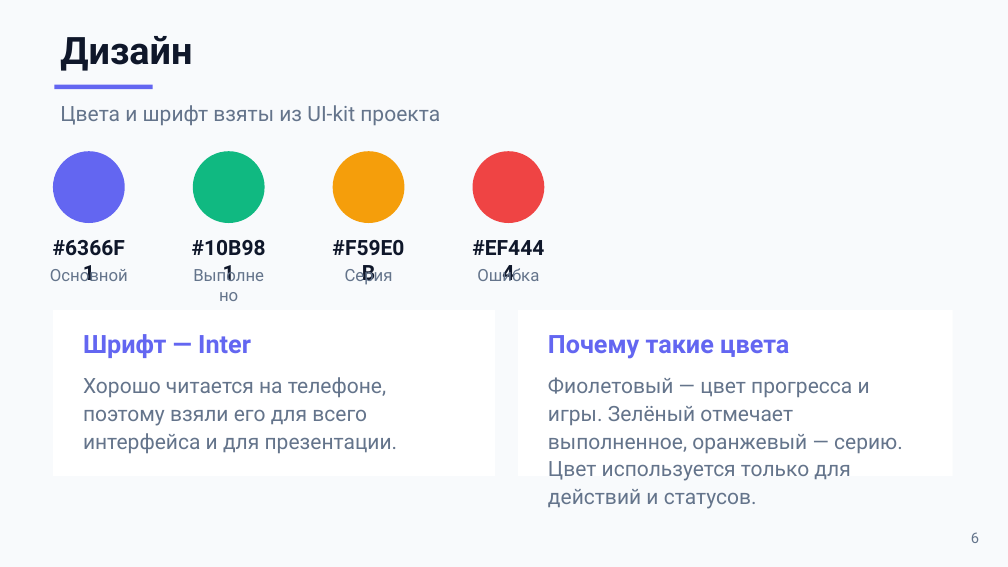
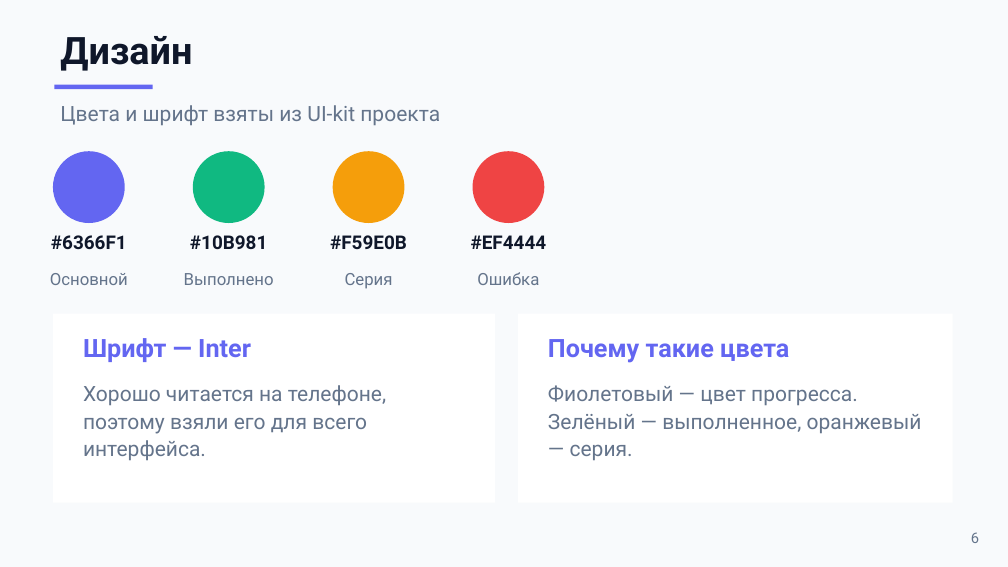
Before and after one commit to sacura1337/habitquest, a slide deck: slide 6 of docs/Презентация_HabitQuest.pptx. Drawn at 1008x567 pixels with LibreOffice and Linux fonts; fonts in the diff are those of the drawing. Boxes give left, top, right and bottom in pixels: in the first picture for what was removed or moved away, otherwise in the second. Text is boxed around its words. In the diff, an @@ line names an element or a change of style, - is before the commit and + after.

```diff
--- a/docs/Презентация_HabitQuest.pptx
+++ b/docs/Презентация_HabitQuest.pptx
@@ text "#6366F1": place and size @@
-text "#6366F1" at [42, 231, 136, 261]
+text "#6366F1" at [51, 235, 127, 249]
@@ text "#10B981": place and size @@
-text "#10B981" at [181, 231, 276, 261]
+text "#10B981" at [190, 235, 267, 249]
@@ text "#F59E0B": place and size @@
-text "#F59E0B" at [321, 231, 416, 261]
+text "#F59E0B" at [330, 235, 407, 249]
@@ size 20 to 18 pt in 4 elements at [51, 235, 127, 249], [190, 235, 267, 249], [330, 235, 407, 249], [471, 235, 547, 249] @@
@@ text "#EF4444": place and size @@
-text "#EF4444" at [461, 231, 556, 261]
+text "#EF4444" at [471, 235, 547, 249]
@@ text "Основной": place and size @@
-text "Основной" at [50, 266, 128, 281]
+text "Основной" at [50, 273, 128, 285]
@@ text "Выполнено" rewrapped from [181, 261, 276, 291] to [184, 273, 274, 285] @@
@@ text "Серия": place and size @@
-text "Серия" at [345, 266, 393, 285]
+text "Серия" at [345, 273, 393, 289]
@@ text "Ошибка": place and size @@
-text "Ошибка" at [477, 266, 539, 281]
+text "Ошибка" at [477, 272, 539, 285]
@@ rectangle: place and size @@
-rectangle at [53, 310, 495, 476]
+rectangle at [53, 314, 495, 503]
@@ text "Шрифт — Inter": place and size @@
-text "Шрифт — Inter" at [83, 334, 251, 358]
+text "Шрифт — Inter" at [83, 338, 251, 362]
@@ rectangle: place and size @@
-rectangle at [518, 310, 953, 476]
+rectangle at [518, 314, 953, 503]
@@ text "Почему такие цвета": place and size @@
-text "Почему такие цвета" at [548, 335, 789, 359]
+text "Почему такие цвета" at [548, 339, 789, 363]
@@ text at [83, 385, 386, 461]: text changed @@
-Хорошо читается на телефоне, поэтому взяли его для всего интерфейса и для презентации.
+Хорошо читается на телефоне, поэтому взяли его для всего интерфейса.
@@ text at [548, 385, 922, 461]: text changed @@
-Фиолетовый — цвет прогресса и игры. Зелёный отмечает выполненное, оранжевый — серию. Цвет используется только для действий и статусов.
+Фиолетовый — цвет прогресса. Зелёный — выполненное, оранжевый — серия.
```
Also in this commit, not shown: 7 other slides changed.
